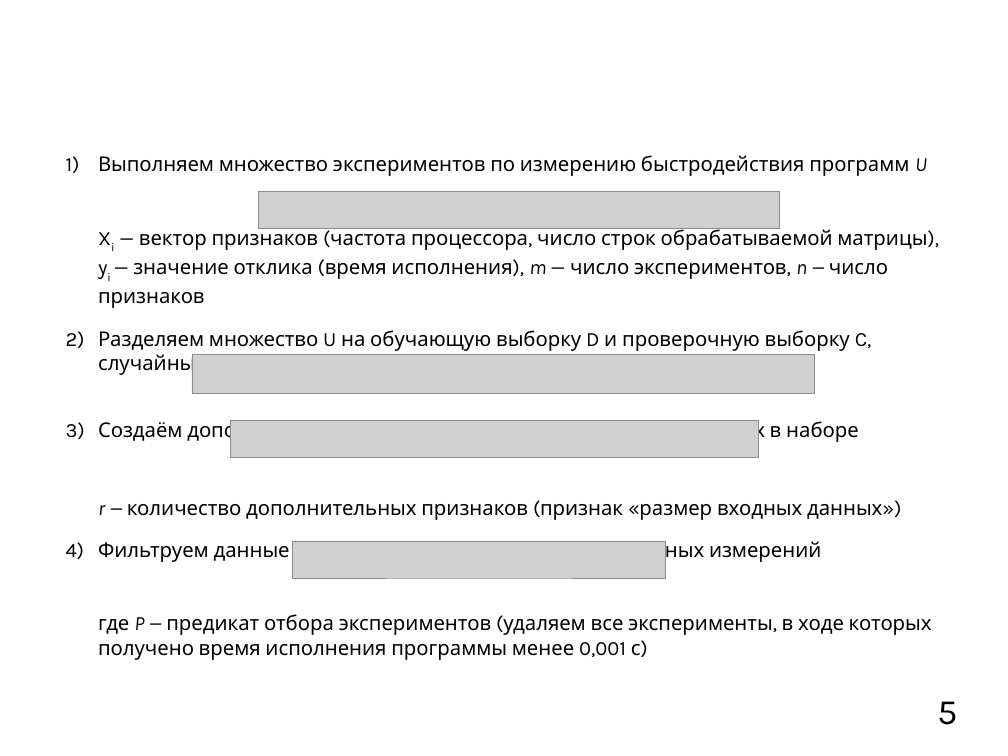
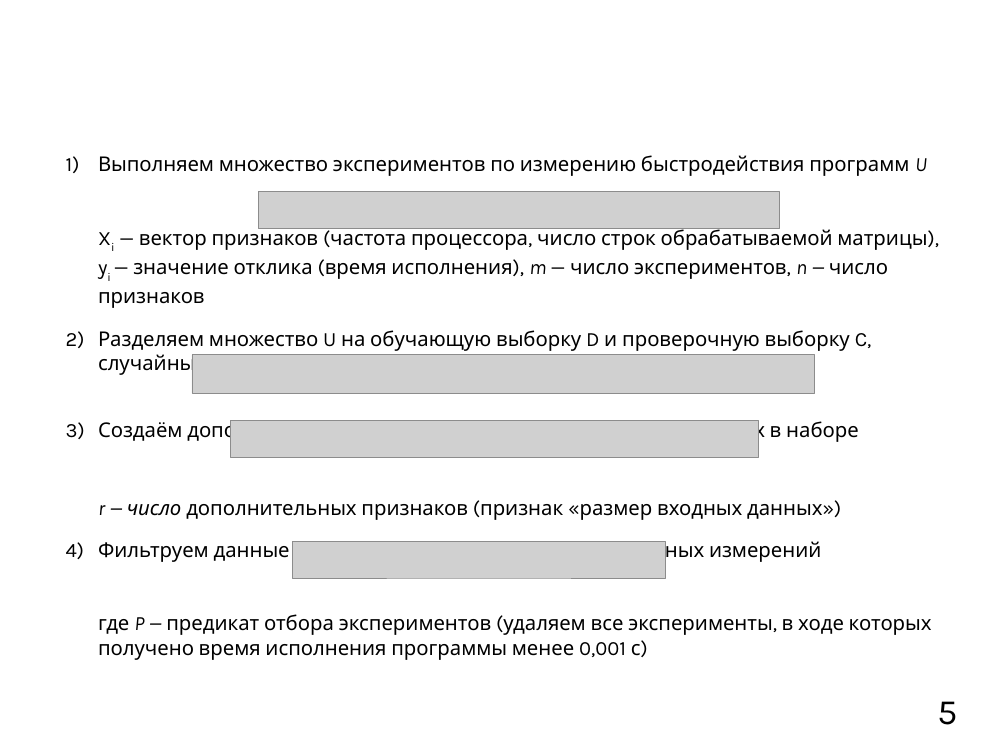
Before and after one commit to mkpankov/adaptor, a slide deck: slide 5 of diploma/defense/brochure.odp. Drawn at 1008x756 pixels with LibreOffice and Linux fonts; fonts in the diff are those of the drawing; grey boxes stand for pictures; background and template pictures are left out. Boxes give left, top, right and bottom in pixels: in the first picture for what was removed or moved away, otherwise in the second. Text is boxed around its words. In the diff, an @@ line names an element or a change of style, - is before the commit and + after.

```diff
--- a/diploma/defense/brochure.odp
+++ b/diploma/defense/brochure.odp
@@ text at [98,417,859,520]: text changed @@
-3) Создаём дополнительные признаки xk из данных, присутствующих в наборе
-   r — количество дополнительных признаков (признак «размер входных данных»)
+3) Создаём дополнительные признаки xk из данных, присутствующих в наборе
+   r — число дополнительных признаков (признак «размер входных данных»)
```
Also in this commit, not shown: 6 other slides changed.
